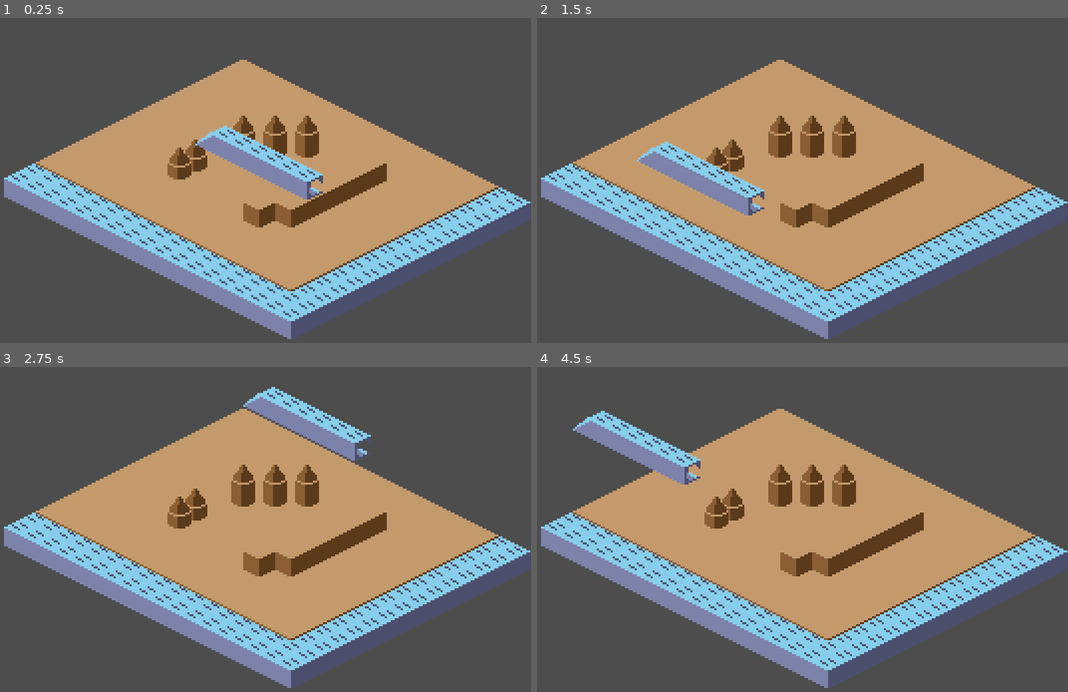
Above: before the commit, frames 1-4 (two rows, left to right).
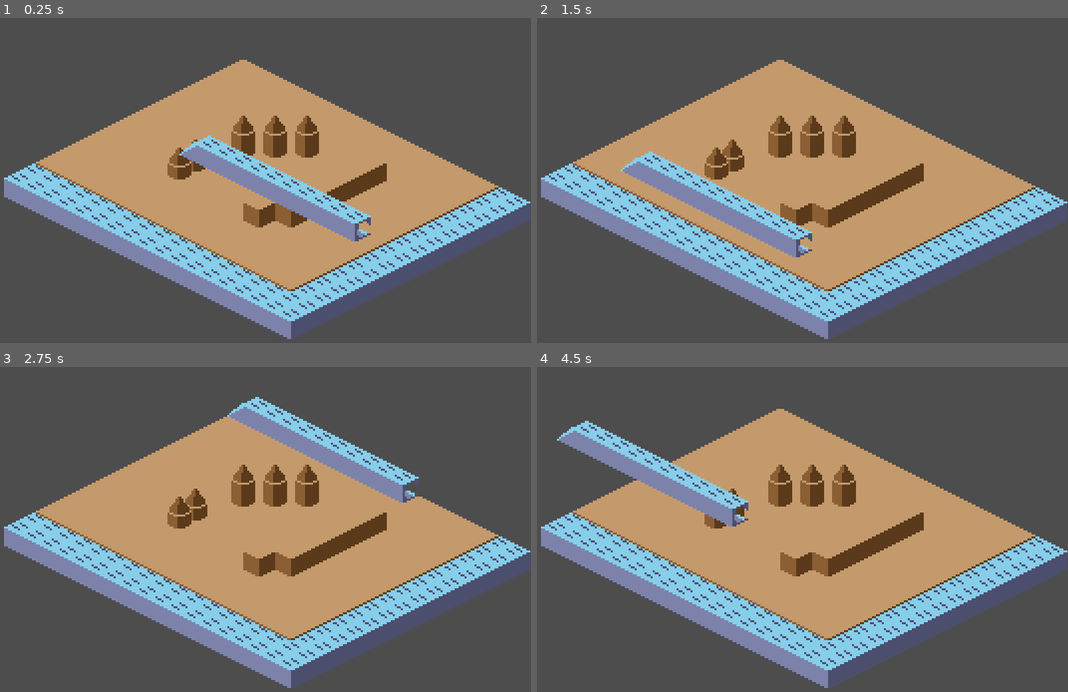
Above: after the commit, the same moments.

Repository: macmist/game-off-2025-waves
Game: Godot game, scene res://scene.tscn
Same seed, same stepped clock (60 frames per second), same inputs: the game is played once before the commit and once after it.
Inputs (mouse positions are in pixels of both pictures, inside the frame that each line leads up to):
- Up to frame 1 (0.25 s): no input
- Up to frame 2 (1.5 s): tap Enter at 0.5 s; move the mouse to (919, 148) at 0.52 s; tap Space at 1.25 s; move the mouse to (696, 187) at 1.27 s
- Up to frame 3 (2.75 s): tap Enter at 2 s; move the mouse to (318, 428) at 2.02 s
- Up to frame 4 (4.5 s): tap Space at 2.75, 4.25 s; move the mouse to (775, 597) at 2.77 s; tap Enter at 3.5 s; move the mouse to (961, 575) at 3.52 s; move the mouse to (643, 458) at 4.27 s

The runs differ from the first frame. In frame 1, 4.4% of the frame differs, in the area x 33-70%, y 33-69%; in frame 2, 4.4%; in frame 3, 4.4%; in frame 4, 4.4%.

Commit message:
feat: generating wave and collision

Diff:
--- a/Wave.tscn
+++ /dev/null
@@ -1,16 +0,0 @@
-[gd_scene load_steps=5 format=3 uid="uid://tcrhjqei4amp"]
-
-[ext_resource type="Script" path="res://wave.gd" id="1_ukes2"]
-[ext_resource type="PackedScene" uid="uid://bxt71xxq58knm" path="res://components/wave_start.tscn" id="2_meefw"]
-[ext_resource type="PackedScene" uid="uid://6umr3i1j8v47" path="res://components/wave_middle.tscn" id="3_pkl6x"]
-[ext_resource type="PackedScene" uid="uid://8b18hw05m6a2" path="res://components/wave_end.tscn" id="4_m3vh7"]
-
-[node name="Wave" type="Node2D"]
-z_index = 1
-position = Vector2(267, 224)
-script = ExtResource("1_ukes2")
-wave_start = ExtResource("2_meefw")
-wave_middle = ExtResource("3_pkl6x")
-wave_end = ExtResource("4_m3vh7")
-
-[node name="Tiles" type="Node2D" parent="."]
--- /dev/null
+++ b/components/Wave.tscn
@@ -0,0 +1,20 @@
+[gd_scene load_steps=7 format=3 uid="uid://tcrhjqei4amp"]
+
+[ext_resource type="Script" path="res://wave.gd" id="1_ukes2"]
+[ext_resource type="PackedScene" uid="uid://bxt71xxq58knm" path="res://components/wave_start_NE.tscn" id="2_meefw"]
+[ext_resource type="PackedScene" uid="uid://btpj7h6gt6p6s" path="res://components/wave_start_NW.tscn" id="3_hul0j"]
+[ext_resource type="PackedScene" uid="uid://6umr3i1j8v47" path="res://components/wave_middle.tscn" id="3_pkl6x"]
+[ext_resource type="PackedScene" uid="uid://8b18hw05m6a2" path="res://components/wave_end_NE.tscn" id="4_m3vh7"]
+[ext_resource type="PackedScene" uid="uid://bgon28ymxx446" path="res://components/wave_end_NW.tscn" id="5_rqwa8"]
+
+[node name="Wave" type="Node2D"]
+z_index = 1
+position = Vector2(267, 224)
+script = ExtResource("1_ukes2")
+wave_start_north_east = ExtResource("2_meefw")
+wave_start_north_west = ExtResource("3_hul0j")
+wave_middle = ExtResource("3_pkl6x")
+wave_end_north_east = ExtResource("4_m3vh7")
+wave_end_north_west = ExtResource("5_rqwa8")
+
+[node name="Tiles" type="Node2D" parent="."]
--- a/components/wave_end.tscn
+++ b/components/wave_end_NE.tscn
@@ -1,12 +1,12 @@
 [gd_scene load_steps=2 format=3 uid="uid://8b18hw05m6a2"]
 
-[ext_resource type="Texture2D" uid="uid://suk08b7n40vh" path="res://isometrictiles.png" id="1_d4ecb"]
+[ext_resource type="Texture2D" uid="uid://suk08b7n40vh" path="res://isometrictiles.png" id="1_hdfb4"]
 
 [node name="WaveStart" type="Node2D"]
 
 [node name="Sprite2D" type="Sprite2D" parent="."]
 texture_filter = 1
-texture = ExtResource("1_d4ecb")
+texture = ExtResource("1_hdfb4")
 hframes = 4
 vframes = 3
-frame = 8
+frame = 7
--- /dev/null
+++ b/components/wave_end_NW.tscn
@@ -0,0 +1,12 @@
+[gd_scene load_steps=2 format=3 uid="uid://bgon28ymxx446"]
+
+[ext_resource type="Texture2D" uid="uid://suk08b7n40vh" path="res://isometrictiles.png" id="1_ihfbs"]
+
+[node name="WaveStart" type="Node2D"]
+
+[node name="Sprite2D" type="Sprite2D" parent="."]
+texture_filter = 1
+texture = ExtResource("1_ihfbs")
+hframes = 4
+vframes = 3
+frame = 10
--- a/components/wave_start.tscn
+++ b/components/wave_start_NE.tscn
@@ -1,12 +1,12 @@
 [gd_scene load_steps=2 format=3 uid="uid://bxt71xxq58knm"]
 
-[ext_resource type="Texture2D" uid="uid://suk08b7n40vh" path="res://isometrictiles.png" id="1_a1jk3"]
+[ext_resource type="Texture2D" uid="uid://suk08b7n40vh" path="res://isometrictiles.png" id="1_bee3u"]
 
 [node name="WaveStart" type="Node2D"]
 
 [node name="Sprite2D" type="Sprite2D" parent="."]
 texture_filter = 1
-texture = ExtResource("1_a1jk3")
+texture = ExtResource("1_bee3u")
 hframes = 4
 vframes = 3
-frame = 7
+frame = 8
--- /dev/null
+++ b/components/wave_start_NW.tscn
@@ -0,0 +1,12 @@
+[gd_scene load_steps=2 format=3 uid="uid://btpj7h6gt6p6s"]
+
+[ext_resource type="Texture2D" uid="uid://suk08b7n40vh" path="res://isometrictiles.png" id="1_tkng3"]
+
+[node name="WaveStart" type="Node2D"]
+
+[node name="Sprite2D" type="Sprite2D" parent="."]
+texture_filter = 1
+texture = ExtResource("1_tkng3")
+hframes = 4
+vframes = 3
+frame = 9
--- a/scene.tscn
+++ b/scene.tscn
@@ -3,7 +3,7 @@
 [ext_resource type="Texture2D" uid="uid://suk08b7n40vh" path="res://isometrictiles.png" id="1_r5ucq"]
 [ext_resource type="TileSet" uid="uid://c0mifsjfe3xm0" path="res://tileset.tres" id="1_yo7j3"]
 [ext_resource type="Script" path="res://wave_movement.gd" id="2_vsuty"]
-[ext_resource type="PackedScene" uid="uid://tcrhjqei4amp" path="res://Wave.tscn" id="4_ho2q2"]
+[ext_resource type="PackedScene" uid="uid://tcrhjqei4amp" path="res://components/Wave.tscn" id="4_ho2q2"]
 
 [sub_resource type="CircleShape2D" id="CircleShape2D_i8vqw"]
 radius = 8.0
@@ -72,4 +72,4 @@
 
 [node name="Wave2" parent="." instance=ExtResource("4_ho2q2")]
 position = Vector2(410, 417)
-wave_size = 5
+wave_size = 9
--- a/wave.gd
+++ b/wave.gd
@@ -2,16 +2,21 @@
 enum DIRECTION {NORTH_WEST, NORTH_EAST}
 
 @export var wave_size: int = 1
-@export var wave_start: PackedScene
+@export var wave_start_north_east: PackedScene
+@export var wave_start_north_west: PackedScene
+
 @export var wave_middle: PackedScene
-@export var wave_end: PackedScene
+@export var wave_end_north_east: PackedScene
+@export var wave_end_north_west: PackedScene
 @export var tile_size: Vector2 = Vector2(16, 8)
 @export var direction: DIRECTION = DIRECTION.NORTH_EAST
-@export var offset: Vector2 = Vector2(0, -5)
+@export var offset: Vector2 = Vector2(0, 0)
+@export var collision_width: float = 16.0 # tweakable collision thickness
 
 
 func _ready() -> void:
 	build_wave()
+
 
 func build_wave():
 	for child in $Tiles.get_children():
@@ -26,23 +31,55 @@
 	var offset_x = -total_size.x / 4 + tile_size.x / 4
 	var offset_y = -total_size.y / 4 + tile_size.y / 4
 
-	var start_tile = wave_start.instantiate() if direction == DIRECTION.NORTH_WEST else wave_end.instantiate()
-	start_tile.position = Vector2(offset_x, offset_y)
+	var dir_x := 1.0 if direction == DIRECTION.NORTH_EAST else -1.0
+
+	var points: Array[Vector2] = []
+
+	var start_tile = wave_start_north_east.instantiate() if direction == DIRECTION.NORTH_EAST else wave_start_north_west.instantiate()
+	start_tile.position = Vector2(offset_x * dir_x, offset_y)
 	$Tiles.add_child(start_tile)
+	points.append(start_tile.position)
 
 
 	for i in range(wave_size):
 		var mid_tile = wave_middle.instantiate()
-		mid_tile.position = Vector2(offset_x + (i + 1) * tile_size.x / 2, offset_y + (i + 1) * tile_size.y / 2)
+		mid_tile.position = Vector2(offset_x * dir_x + dir_x * (i + 1) * tile_size.x / 2, offset_y + (i + 1) * tile_size.y / 2)
 		$Tiles.add_child(mid_tile)
+		points.append(mid_tile.position)
 
-	var end_tile = wave_end.instantiate() if direction == DIRECTION.NORTH_WEST else wave_start.instantiate()
-	end_tile.position =  Vector2(offset_x + (wave_size + 1) * tile_size.x / 2, offset_y + (wave_size + 1) * tile_size.y / 2)
+	var end_tile = wave_end_north_east.instantiate() if direction == DIRECTION.NORTH_EAST else wave_end_north_west.instantiate()
+	end_tile.position =  Vector2(offset_x * dir_x + dir_x * (wave_size + 1) * tile_size.x / 2, offset_y + (wave_size + 1) * tile_size.y / 2)
 	$Tiles.add_child(end_tile)
+	points.append(end_tile.position)
+	_create_collision_polygon(points, dir_x)
 
 
+func _create_collision_polygon(points: Array[Vector2], dir_x: float) -> void:
+	if points.is_empty():
+		return
+
+	var half_w = collision_width / 2.0
+
+	# The polygon will be built along the tile line, offset perpendicular by half width
+	var poly_points: Array[Vector2] = []
+
+	# Compute perpendicular vector for width offset
+	var step_vec = (points[-1] - points[0]).normalized()
+	var perp_vec = Vector2(-step_vec.y, step_vec.x) * half_w
+
+	# Build top and bottom edges
+	for p in points:
+		poly_points.append(p + perp_vec)
+	points.reverse()
+	for p in points:
+		poly_points.append(p - perp_vec)
+
+	var poly = CollisionPolygon2D.new()
+	poly.polygon = poly_points
+	add_child(poly)
+
 func _physics_process(delta: float) -> void:
-	global_position = snap_to_grid(get_global_mouse_position()) + offset
+	global_position = snap_to_grid(get_global_mouse_position()) + Vector2(8, 8)
 
 func snap_to_grid(pos: Vector2) -> Vector2:
 	var half_tile = tile_size * 0.5
Binary file changed: isometrictiles.png
